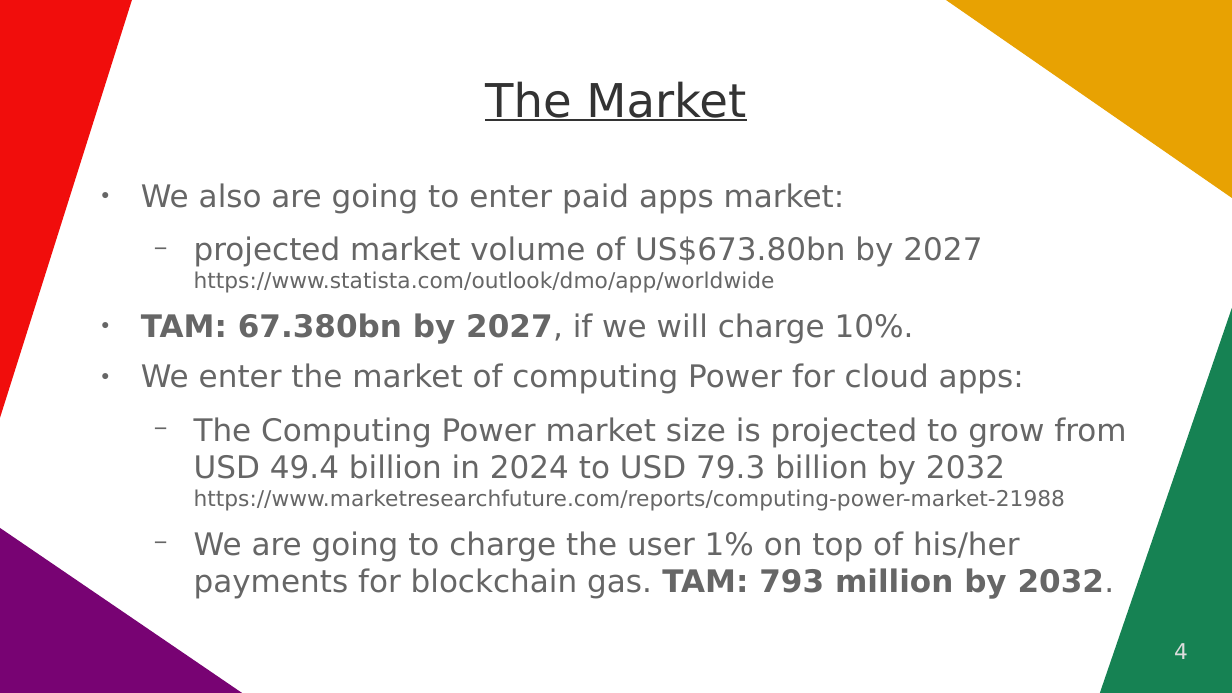
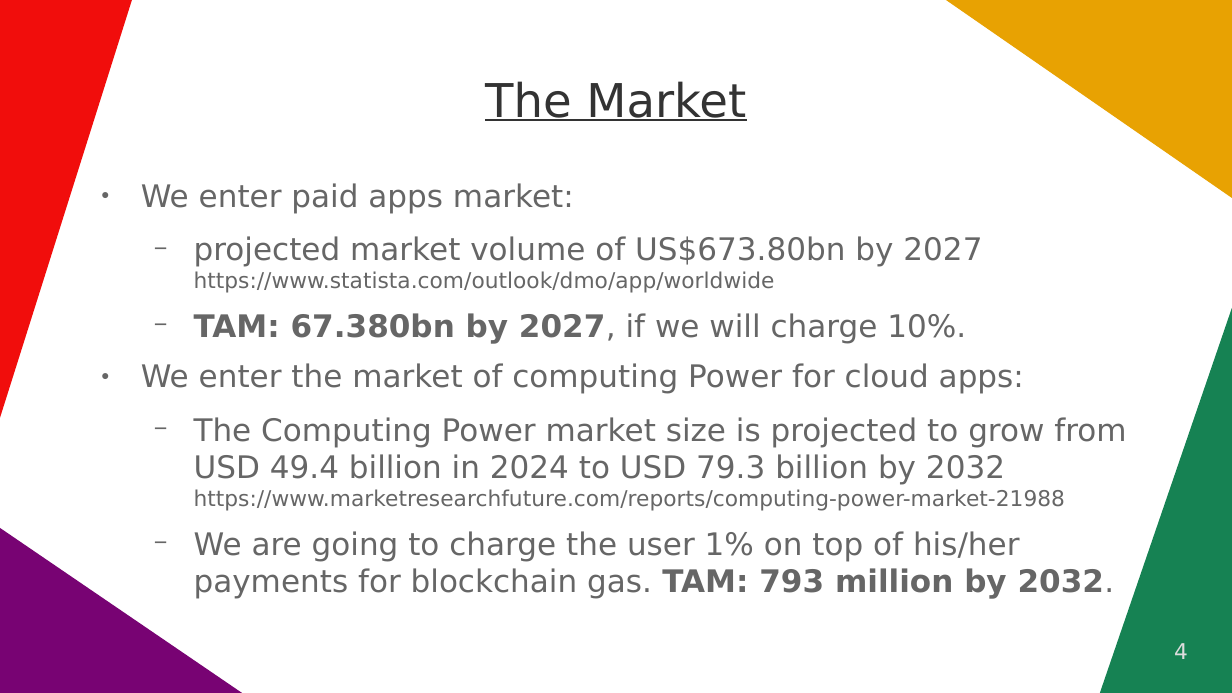
Before and after one commit to vporton/icp-package-manager, a slide deck: slide 4 of docs/long-pitchdeck.odp. Drawn at 1232x693 pixels with LibreOffice and Linux fonts; fonts in the diff are those of the drawing. Boxes give left, top, right and bottom in pixels: in the first picture for what was removed or moved away, otherwise in the second. Text is boxed around its words. In the diff, an @@ line names an element or a change of style, - is before the commit and + after.

Commit message:
TAM correction in pitchdeck

```diff
--- a/docs/long-pitchdeck.odp
+++ b/docs/long-pitchdeck.odp
@@ text at (x1=141, y1=183, x2=574, y2=213): text changed @@
-● We also are going to enter paid apps market:
+● We enter paid apps market:
@@ text at (x1=194, y1=313, x2=966, y2=343): bullet ● to −; list level 1 to 2 in "TAM: 67.380bn by 2027, if ..." @@
```
